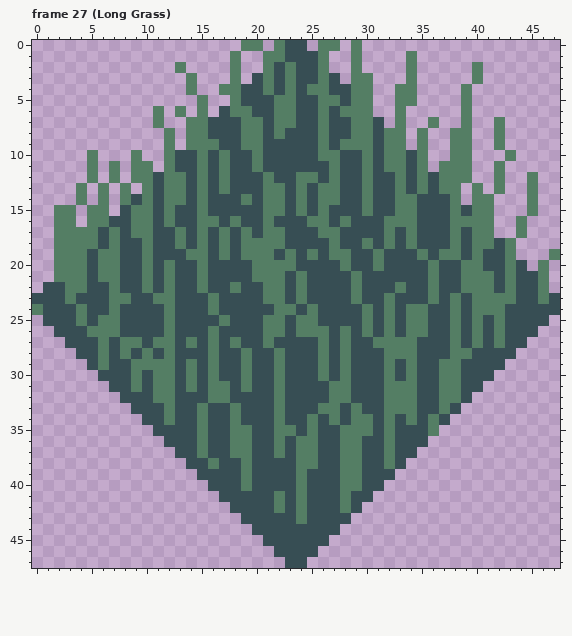
Pixel-art file: bleed-client/asesprite/Tiles-2.aseprite. Above is the file before it was changed.
48x48 pixels, 27 frames. Shown: frame 27 (Long Grass). The commit also changed other frames, which this record leaves out.
After:
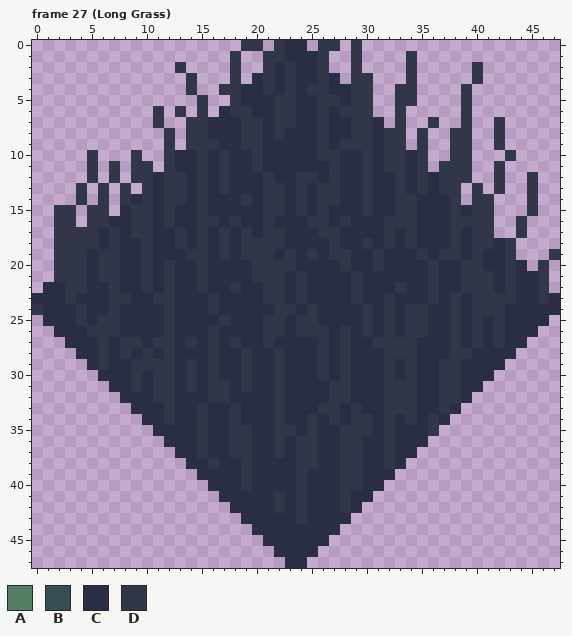
Palette (. is transparent): A #547e64  B #374e54  C #2a2e45  D #313649
Change:
Changed rows in their new state; - is an unchanged pixel.
Frame 27 (Long Grass):
first column x 0:
 0 -------------------DD-DCC-DD-D------------------
 1 ------------------D--DDCCCD--D----D-------------
 2 -------------D----D--DCDCCD--D----D-----D-------
 3 --------------D---D-CDCDCCDC-DD---D-----D-------
 4 --------------D--DDCCDCDCDDCCDD--DD----D--------
 5 ---------------D--DCCCDDCCDDCDD--DD----D--------
 6 -----------D-D-D-CDDCCDDCCDCDDD--D-----D--------
 7 -----------D--DDCCCDDCDDCCDCCDDC-D--D--D--D-----
 8 ------------D-DDCCCDDCDCCCDCCDDCDD-D--DD--D-----
 9 ------------D-DDDCCDDCCCCCDCDDDCDD-D--DD--D-----
10 -----D---D--DCCDCDCCDCCCCCDDCCDCDDCD--DD---D----
11 -----D-D-DD-DCCDCDCCDCCCCCCDCCDCDDCD-DDD--D-----
12 -----D-D-DDCDDCDCDCCCDCCDDCDCCDCCDCDCDDD--D--D--
13 ----D-D-D-DCDDCDCDCCCDDCDCDDCCDCCDCDCDD-D-D--D--
14 ----D-D-DCDCDDCDCCCDCDDCDCDDCCDCCDDCCCD-DD---D--
15 --DD-DD-CDDCDCCDCCCCCDDCDCDCCCDCCDDCCCDCDD---D--
16 --DD-DDCCDDCDCCDDCDCCDCCCDDCDCCCDDDCCCDDDD--D---
17 --DDDDCDCDDCCDCDCDCDCDDCCCDDCCCCDCDCCCDCDD--D---
18 --DDDDCDCCDCCDCDCDCDDDDCCCCDCCDCDCDCCCDCDDCD----
19 --DDDCDDCCDCCCDDCDCDDDCDCDCDDCCDCCCDCDDCDCCD---D
20 --DDDCDDCCDCDCCDCCCCDDDDCCCCDCCDCCCCDCCDDCCDC-D-
21 --DDDCDDCCDCDCCDCCCCDDDCDCCCCDCCCCCCDCCDDDCDCCD-
22 -CCDDCCDCCDCDCCDCCDCCDDCDCCCCDCCCDCCDCCDDDCDCCD-
23 CCCDCCCDDCCDDCCCDCCCCDDCDCCCCDCCDCCCDCDCDDDDCCDC
24 DCCCDCCDCCCCDCCCDCCCCCDDCDCCCCDCDCDDCCDCDDDCCCCC
25 -CCCDCDDCCCCDCCCCDCCCDDCDDCCCCDCDCDDCCDCDCDCCCC-
26 --CCCDDDCCCCDCCCDCCCCDDCDDDCDCDCDCDDCCDCDCDCCC--
27 ---CCCDCDDCDDCDCDCDCCDCCCCDCDCCDDDDCCCDCDCDCC---
28 ----CCDCDCDCDCCCDCCDCCDCCCDCDCCCDDDCCCDDCCCC----
29 -----CDCCDDDDCDCDCCDCCDCCCDCDCCCDCDCCDDCCCC-----
30 ------CCCDCDDCDCDCCDCCDCCCDCDCCCDCDCCDDCCC------
31 -------CCDCDDCDCDDCDCCDCCCCDDCCCDDDCCDDCC-------
32 --------CCCDDCCCDDCCCCDCCCCDDCCCDDDCCDDC--------
33 ---------CCCDCCDCCDCCCDCCCDDCDCCDDDCCDC---------
34 ----------CCDCCDCCDCCCDCCDCDCDDCDCDCDC----------
35 -----------CCCCDCCDDCCDDCDCCDDDCDCCCD-----------
36 ------------CCCDCCDDCCDCDDCCDDCCDCCC------------
37 -------------CCDCCDDCCDCDDCCDDCCDCC-------------
38 --------------CCDCCDCCCCDDCCDDCCDC--------------
39 ---------------CCCCDCCCCDCCCDDCCC---------------
40 ----------------CCCDCCCCDCCCDDCC----------------
41 -----------------CCCCCDCDCCCDCC-----------------
42 ------------------CCCCDCDCCCDC------------------
43 -------------------CCCCCDCCCC-------------------
44 --------------------CCCCCCCC--------------------
45 ---------------------CCCCCC---------------------
46 ----------------------CCCC----------------------
47 -----------------------CC-----------------------
Pixel boxes of the changes (left, top, right, bottom) in both pictures:
changed: (32, 40, 560, 568)
